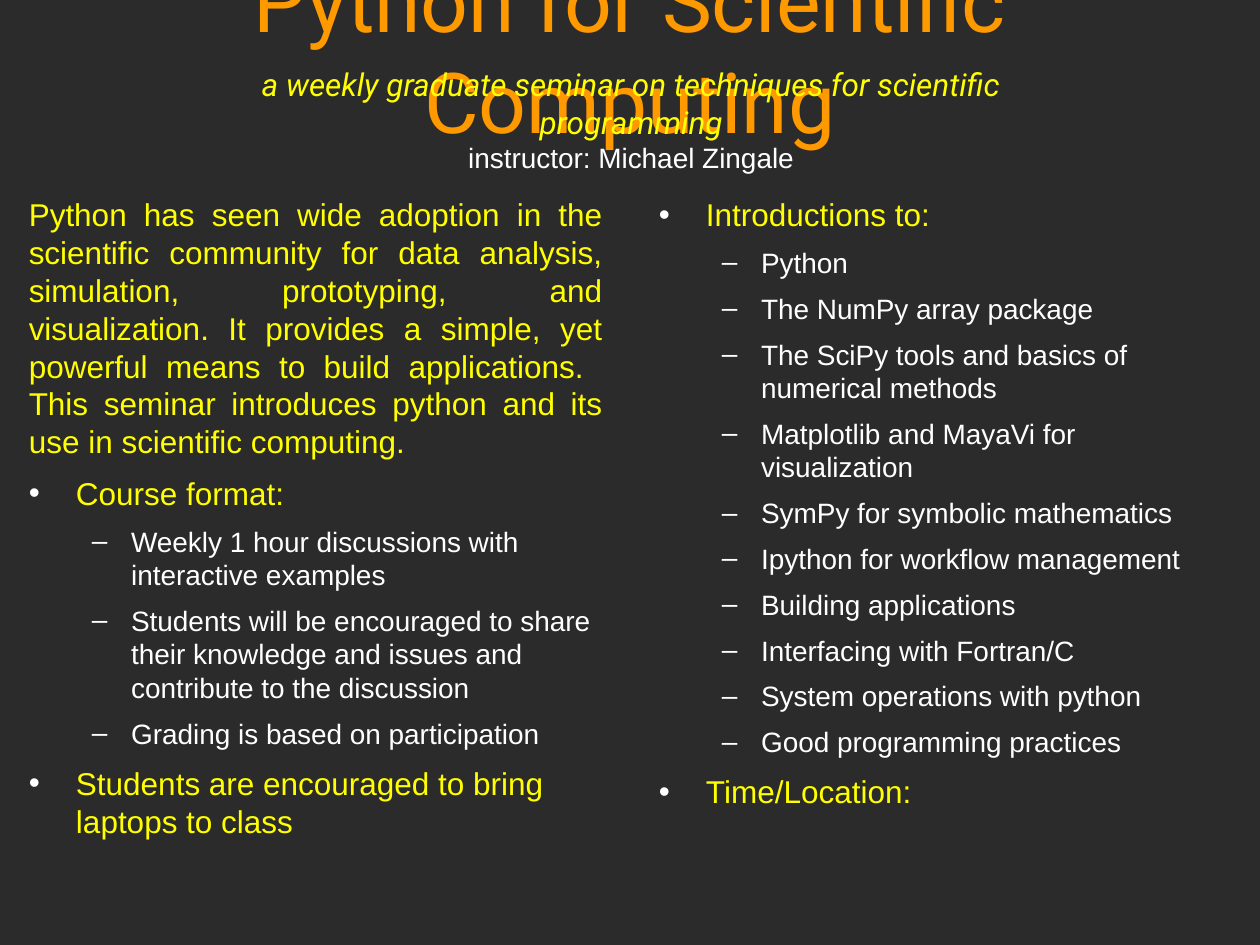
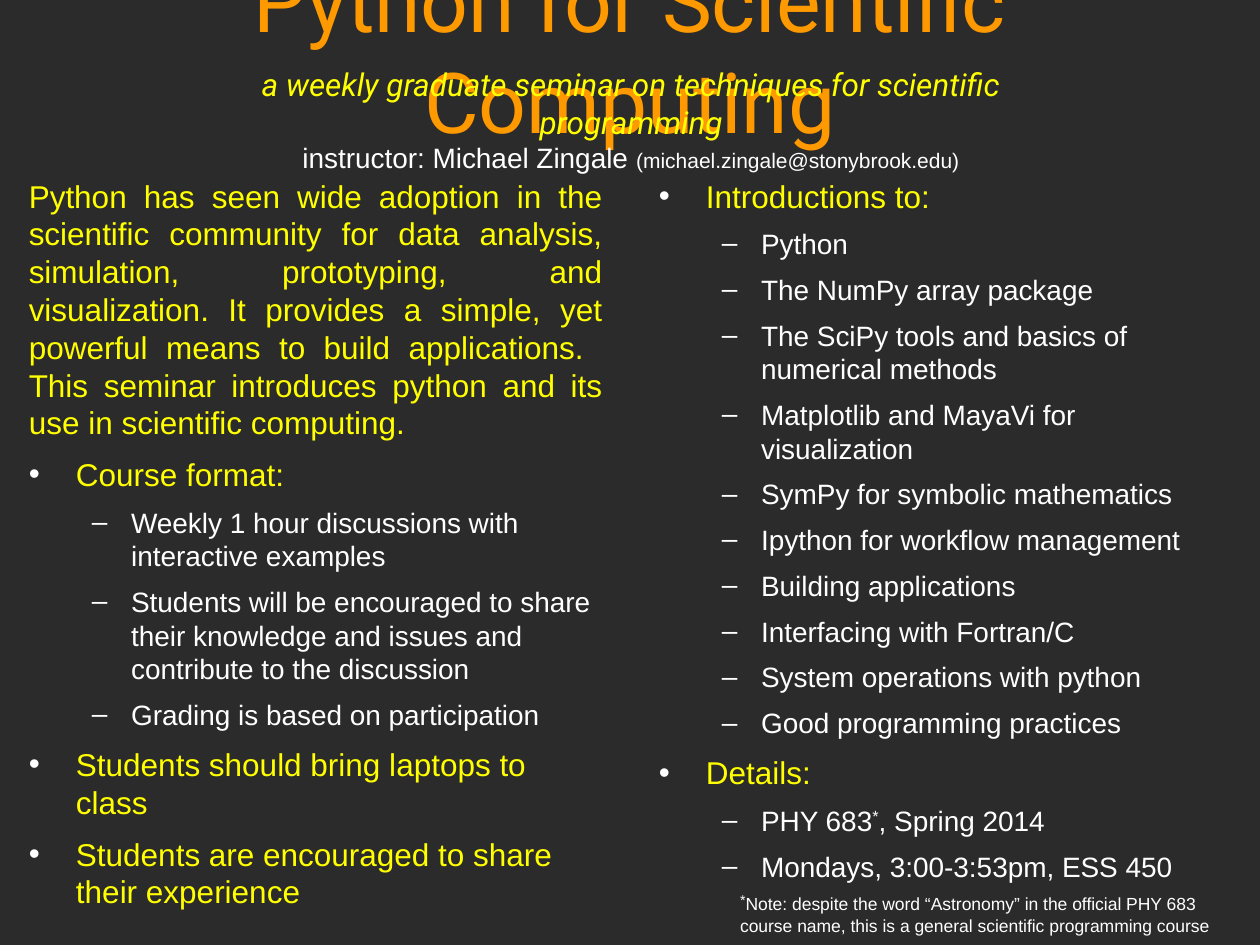
Before and after one commit to sbu-python-class/python-science, a slide deck: slide 1 of ad/python_science.odp. Drawn at 1260x945 pixels with LibreOffice and Linux fonts; fonts in the diff are those of the drawing; background and template pictures are left out; a plain dark background stands for a picture behind light text. Boxes give left, top, right and bottom in pixels: in the first picture for what was removed or moved away, otherwise in the second. Text is boxed around its words. In the diff, an @@ line names an element or a change of style, - is before the commit and + after.

```diff
--- a/ad/python_science.odp
+++ b/ad/python_science.odp
@@ text at (x1=262, y1=72, x2=1000, y2=173): text changed @@
-a weekly graduate seminar on techniques for scientific programming
-instructor: Michael Zingale
+a weekly graduate seminar on techniques for scientific programming
+instructor: Michael Zingale (michael.zingale@stonybrook.edu)
@@ text "Python has seen wide adoption ..." moved from (x1=29, y1=203, x2=603, y2=839) to (x1=29, y1=185, x2=603, y2=909) @@
@@ text "Introductions to:" moved from (x1=761, y1=252, x2=1180, y2=757) to (x1=706, y1=233, x2=1180, y2=882) @@
@@ text at (x1=76, y1=753, x2=552, y2=909): text changed @@
-• Students are encouraged to bring laptops to class
+• Students should bring laptops to class
+• Students are encouraged to share their experience
@@ text at (x1=706, y1=761, x2=1173, y2=882): text changed; size 18 to 16 pt; text colour #FFFF00 to #FFFFFF @@
-• Time/Location:
+• Details:
+  – PHY 683*, Spring 2014
+  – Mondays, 3:00-3:53pm, ESS 450
@@ text added at (x1=740, y1=897, x2=1209, y2=936), 10 pt, text #FFFFFF @@
+*Note: despite the word “Astronomy” in the official PHY 683 course name, this is a general scientific programming course
```
Also in this commit, not shown: 1 other file.
